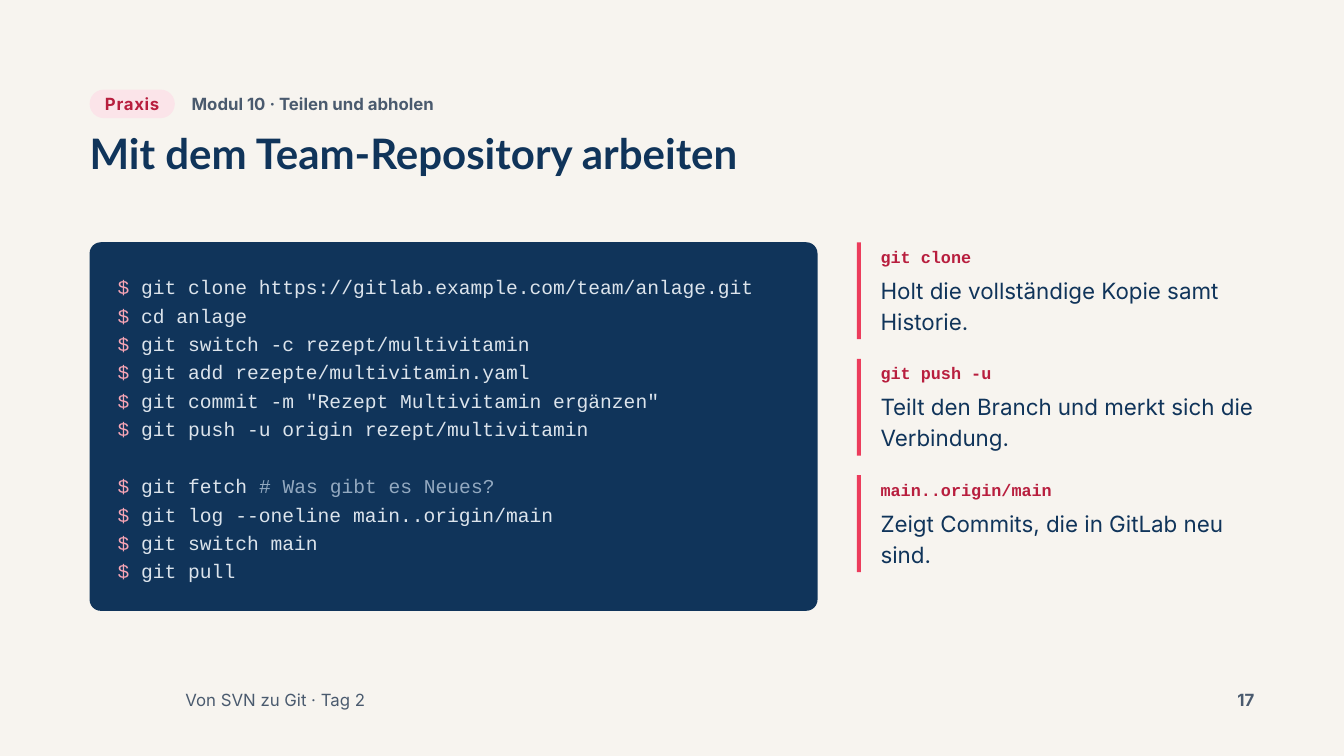
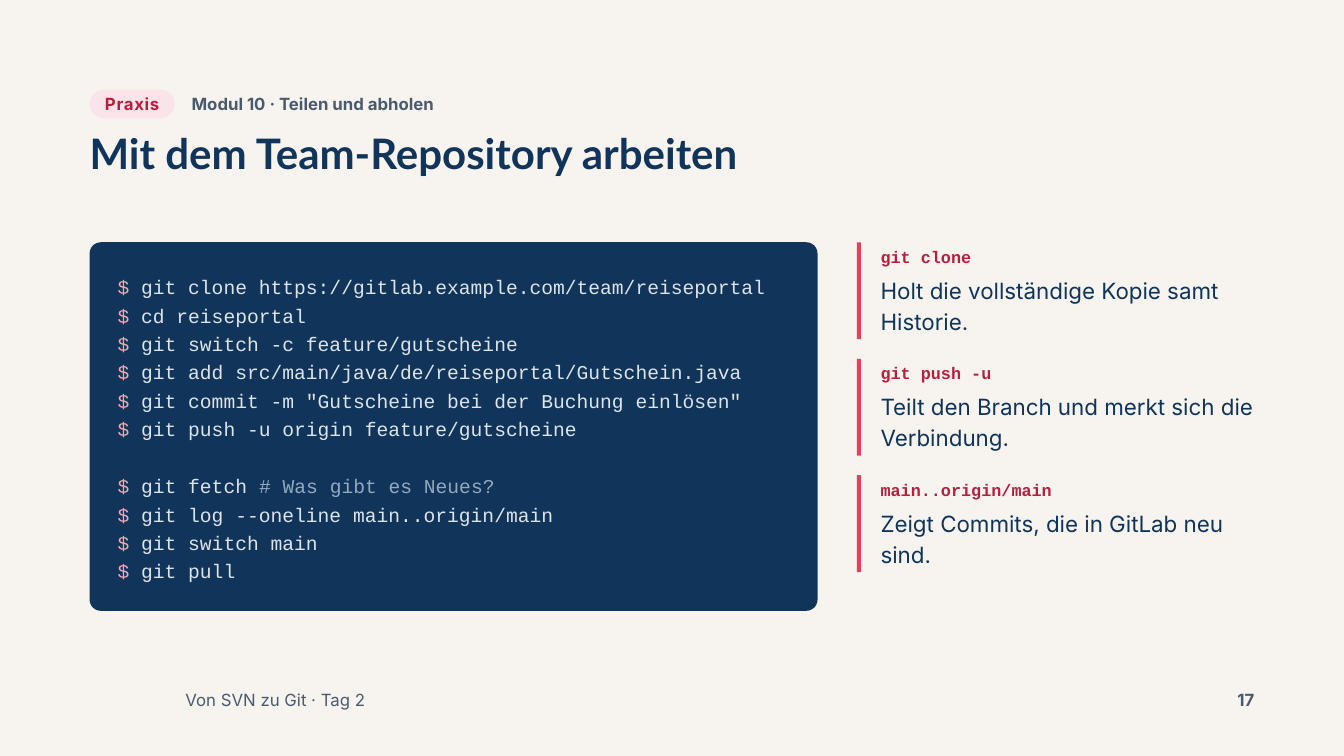
Before and after one commit to AndreasSchoenfeldUser/Von-SVN-zu-Git-Workshop, a slide deck: slide 17 of slides/pptx/tag2.pptx. Drawn at 1344x756 pixels with LibreOffice and Linux fonts; fonts in the diff are those of the drawing; background and template pictures are left out. Boxes give left, top, right and bottom in pixels: in the first picture for what was removed or moved away, otherwise in the second. Text is boxed around its words. In the diff, an @@ line names an element or a change of style, - is before the commit and + after.

```diff
--- a/slides/pptx/tag2.pptx
+++ b/slides/pptx/tag2.pptx
@@ text at box(141, 280, 765, 440): text changed @@
-$ git clone https://gitlab.example.com/team/anlage.git
-$ cd anlage
-$ git switch -c rezept/multivitamin
-$ git add rezepte/multivitamin.yaml
-$ git commit -m "Rezept Multivitamin ergänzen"
-$ git push -u origin rezept/multivitamin
+$ git clone https://gitlab.example.com/team/reiseportal
+$ cd reiseportal
+$ git switch -c feature/gutscheine
+$ git add src/main/java/de/reiseportal/Gutschein.java
+$ git commit -m "Gutscheine bei der Buchung einlösen"
+$ git push -u origin feature/gutscheine
```
Also in this commit, not shown: 17 other slides changed, 45 other files.
